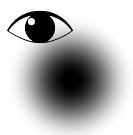
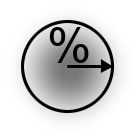
The second 133 × 135 image is a revision of the first. Changes to its layers:
added group "blur_radius" with 5 layers above "eye_blur" over box(7, 9, 133, 135)
added layer "%" in group "blur_radius" over box(49, 27, 89, 63)
added layer "blur_radius_circle #1" in group "blur_radius" over box(100, 59, 113, 73)
added layer "blur_radius_radius" in group "blur_radius" over box(67, 65, 113, 68)
added layer "blur_radius_circle" in group "blur_radius" over box(21, 20, 114, 113)
added layer "blur_radius_content" in group "blur_radius" over box(7, 9, 133, 135)
renamed "Visibile" to "eye_blur", hid it over box(7, 14, 133, 135)
hid "eye" over box(7, 10, 74, 44)
